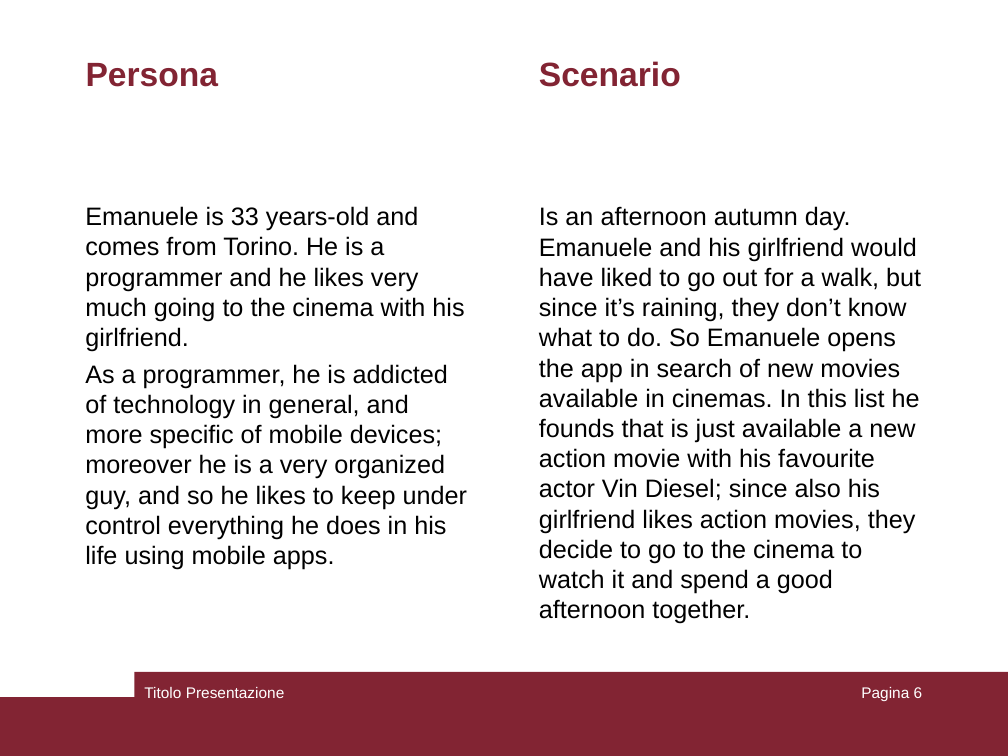
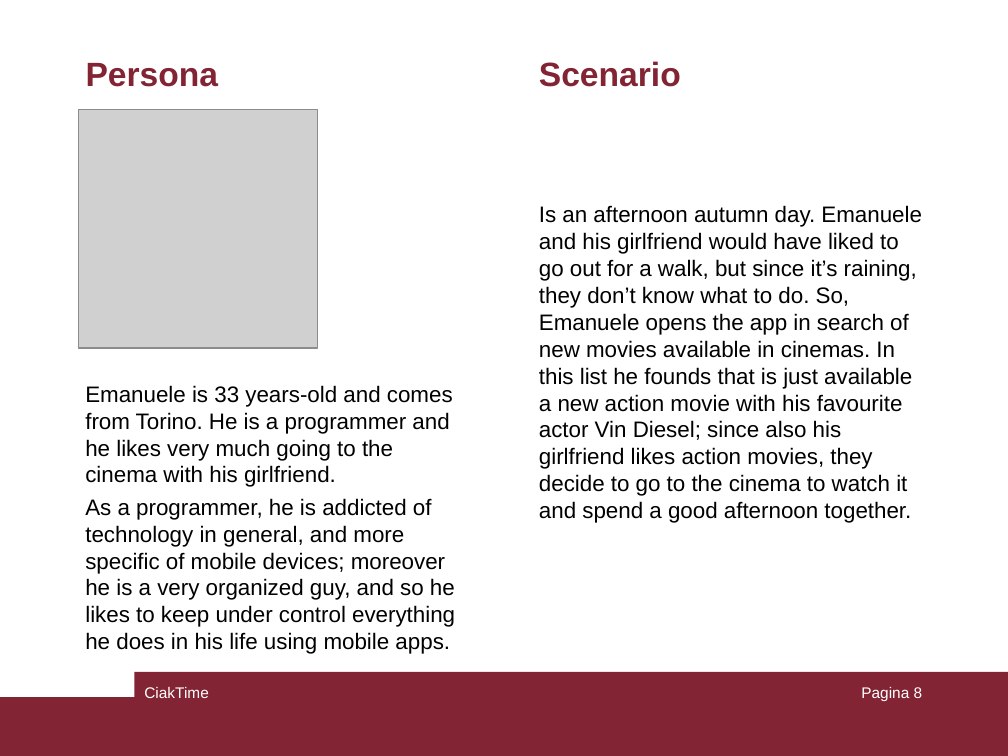
Before and after one commit to mauroficorella/Human-Computer-Interaction, a slide deck: slide 8 of Documentazione/presentazione.ppt (slide 6 before the commit). Drawn at 1008x756 pixels with LibreOffice and Linux fonts; fonts in the diff are those of the drawing; grey boxes stand for pictures. Boxes give left, top, right and bottom in pixels: in the first picture for what was removed or moved away, otherwise in the second. Text is boxed around its words. In the diff, an @@ line names an element or a change of style, - is before the commit and + after.

```diff
--- a/Documentazione/presentazione.ppt
+++ b/Documentazione/presentazione.ppt
@@ picture added at <box>79,110,317,348</box> @@
@@ text at <box>539,205,922,523</box>: text changed; size 18 to 16 pt @@
-Is an afternoon autumn day. Emanuele and his girlfriend would have liked to go out for a walk, but since it’s raining, they don’t know what to do. So Emanuele opens the app in search of new movies available in cinemas. In this list he founds that is just available a new action movie with his favourite actor Vin Diesel; since also his girlfriend likes action movies, they decide to go to the cinema to watch it and spend a good afternoon together.
+Is an afternoon autumn day. Emanuele and his girlfriend would have liked to go out for a walk, but since it’s raining, they don’t know what to do. So, Emanuele opens the app in search of new movies available in cinemas. In this list he founds that is just available a new action movie with his favourite actor Vin Diesel; since also his girlfriend likes action movies, they decide to go to the cinema to watch it and spend a good afternoon together.
@@ text "Emanuele is 33 years-old and ...": place and size @@
-text "Emanuele is 33 years-old and ..." at <box>85,206,467,570</box>
+text "Emanuele is 33 years-old and ..." at <box>85,385,455,654</box>
@@ text "Emanuele is 33 years-old and ..." at <box>85,385,455,654</box>: size 18 to 16 pt @@
@@ text at <box>144,687,209,698</box>: text changed @@
-Titolo Presentazione
+CiakTime
@@ page number at <box>861,687,923,701</box>: text changed @@
-Pagina 6
+Pagina 8
```
Also in this commit, not shown: 4 other slides changed, 2 slides added, 1 other file.
